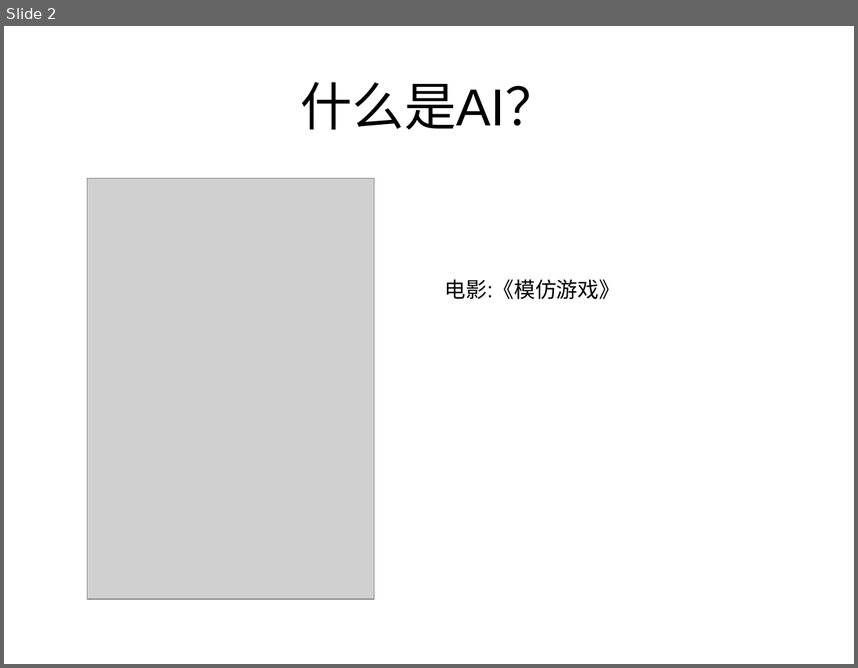
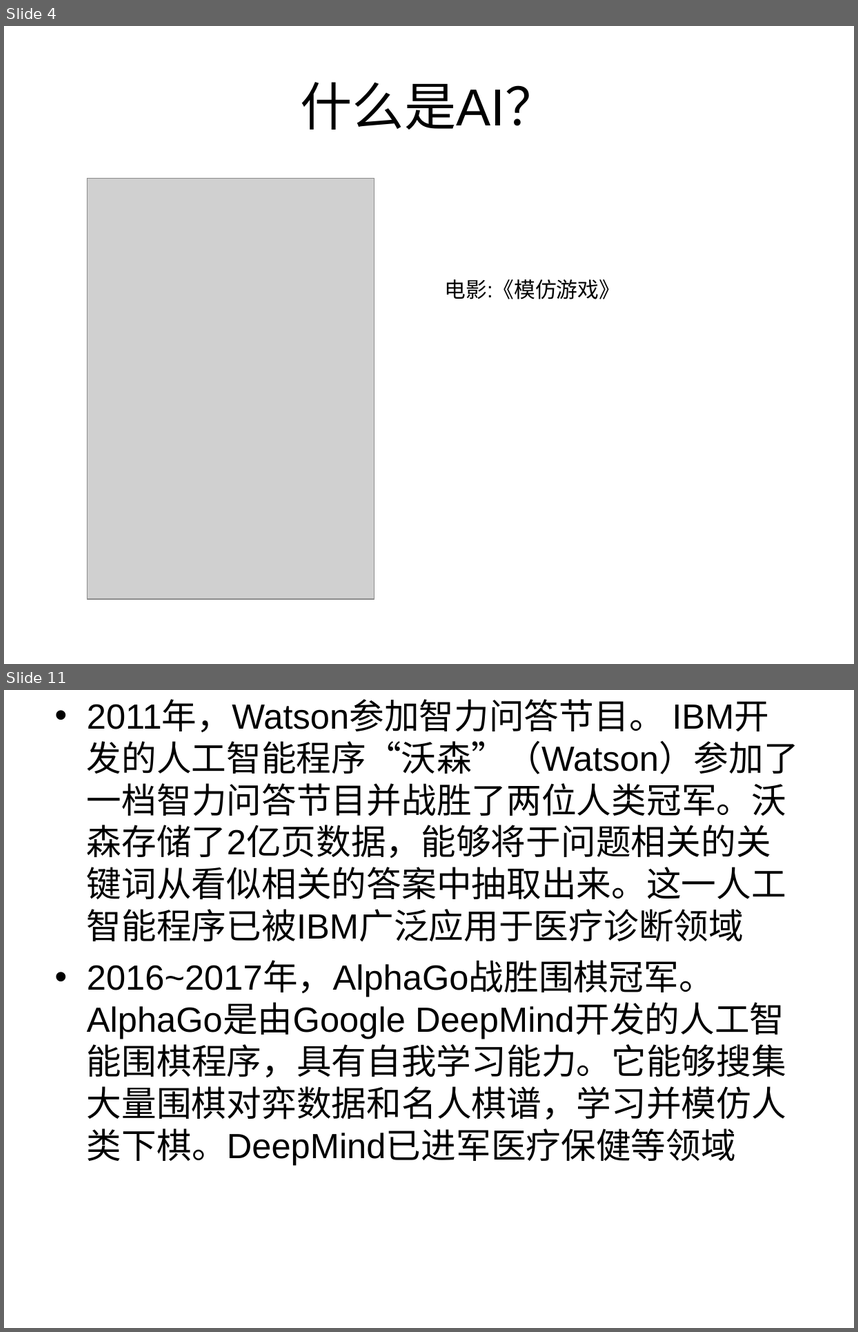
Before and after one commit to zhijie-ai/RL, a slide deck: rl-rec-practice/topk/code/AI的过去现在及未来.ppt. Shown one above the other, each under a label of ours: slide 2 before the commit, slides 4 and 11 after it; the slides between them are not shown. The pictures are 858x668 and 858x1332 pixels, drawn with LibreOffice and Linux fonts; fonts in the diff are those of the drawing; grey boxes stand for pictures. Boxes give left, top, right and bottom in pixels: in the first picture for what was removed or moved away, otherwise in the second. Text is boxed around its words. In the diff, an @@ line names an element or a change of style, - is before the commit and + after.

```diff
--- a/rl-rec-practice/topk/code/AI的过去现在及未来.ppt
+++ b/rl-rec-practice/topk/code/AI的过去现在及未来.ppt
@@ slide 11 added at (4,690,854,1328), background #FFFFFF @@
@@ text added at (87,701,799,1165), 29.6 pt, text #000000 @@
+• 2011年，Watson参加智力问答节目。 IBM开发的人工智能程序“沃森”（Watson）参加了一档智力问答节目并战胜了两位人类冠军。沃森存储了2亿页数据，能够将于问题相关的关键词从看似相关的答案中抽取出来。这一人工智能程序已被IBM广泛应用于医疗诊断领域
+• 2016~2017年，AlphaGo战胜围棋冠军。AlphaGo是由Google DeepMind开发的人工智能围棋程序，具有自我学习能力。它能够搜集大量围棋对弈数据和名人棋谱，学习并模仿人类下棋。DeepMind已进军医疗保健等领域
@@ what was slide 2 is now slide 4 @@
```
Also in this commit, not shown: 12 other slides added, 1 slide removed.
